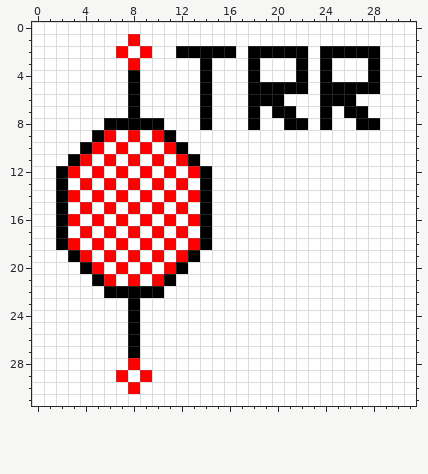
A pixel-art sprite gets an edit: qucs/qucs/bitmaps/vTRRANDOM.png. The first picture shows the starting point.
The file is 32x32 pixels.
After the commit:
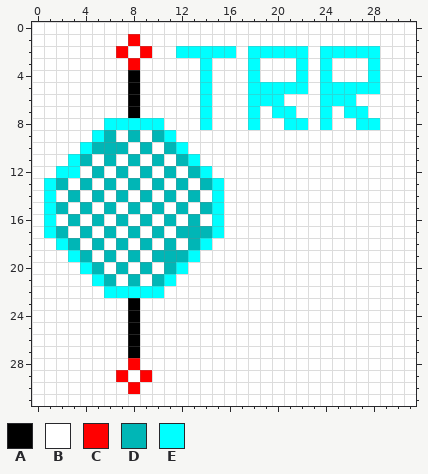
Palette (. is transparent): A #000000  B #ffffff  C #ff0000  D #00b6b6  E #00ffff
What changed:
y 2: x 12..16 AAAAA -> EEEEE; x 18..22 AAAAA -> EEEEE; x 24..28 AAAAA -> EEEEE
y 3..4: x 14 A -> E; x 18 A -> E; x 22 A -> E; x 24 A -> E; x 28 A -> E
y 5: x 14 A -> E; x 18..22 AAAAA -> EEEEE; x 24..28 AAAAA -> EEEEE
y 6: x 14 A -> E; x 18..20 AAA -> EEE; x 24..26 AAA -> EEE
y 7: x 14 A -> E; x 18 A -> E; x 20..21 AA -> EE; x 24 A -> E; x 26..27 AA -> EE
y 8: x 6..10 AAAAA -> EEEEE; x 14 A -> E; x 18 A -> E; x 21..22 AA -> EE; x 24 A -> E; x 27..28 AA -> EE
y 9: x 5..6 AC -> ED; x 8 C -> D; x 10..11 CA -> DE
y 10: x 4..7 ACBC -> EDDD; x 9 C -> D; x 11..12 CA -> DE
y 11: x 3..4 AC -> ED; x 6 C -> D; x 8 C -> D; x 10 C -> D; x 12..13 CA -> DE
y 12: x 2..3 AC -> EE; x 5 C -> D; x 7 C -> D; x 9 C -> D; x 11 C -> D; x 13..14 CA -> DE
y 13: x 1..2 BA -> ED; x 4 C -> D; x 6 C -> D; x 8 C -> D; x 10 C -> D; x 12 C -> D; x 14..15 AB -> DE
y 14: x 1..3 BAC -> EBD; x 5 C -> D; x 7 C -> D; x 9 C -> D; x 11 C -> D; x 13..15 CAB -> DBE
y 15: x 1..2 BA -> ED; x 4 C -> D; x 6 C -> D; x 8 C -> D; x 10 C -> D; x 12 C -> D; x 14..15 AB -> DE
y 16: x 1..3 BAC -> EBD; x 5 C -> D; x 7 C -> D; x 9 C -> D; x 11 C -> D; x 13..15 CAB -> DBE
y 17: x 1..2 BA -> ED; x 4 C -> D; x 6 C -> D; x 8 C -> D; x 10 C -> D; x 12..15 CBAB -> DDDE
y 18: x 2..3 AC -> ED; x 5 C -> D; x 7 C -> D; x 9 C -> D; x 11 C -> D; x 13..14 CA -> DE
y 19: x 3..4 AC -> ED; x 6 C -> D; x 8 C -> D; x 10..13 CBCA -> DDDE
y 20: x 4..5 AC -> ED; x 7 C -> D; x 9 C -> D; x 11..12 CA -> DE
y 21: x 5..6 AC -> ED; x 8 C -> D; x 10..11 CA -> DE
y 22: x 6..10 AAAAA -> EEEEE
